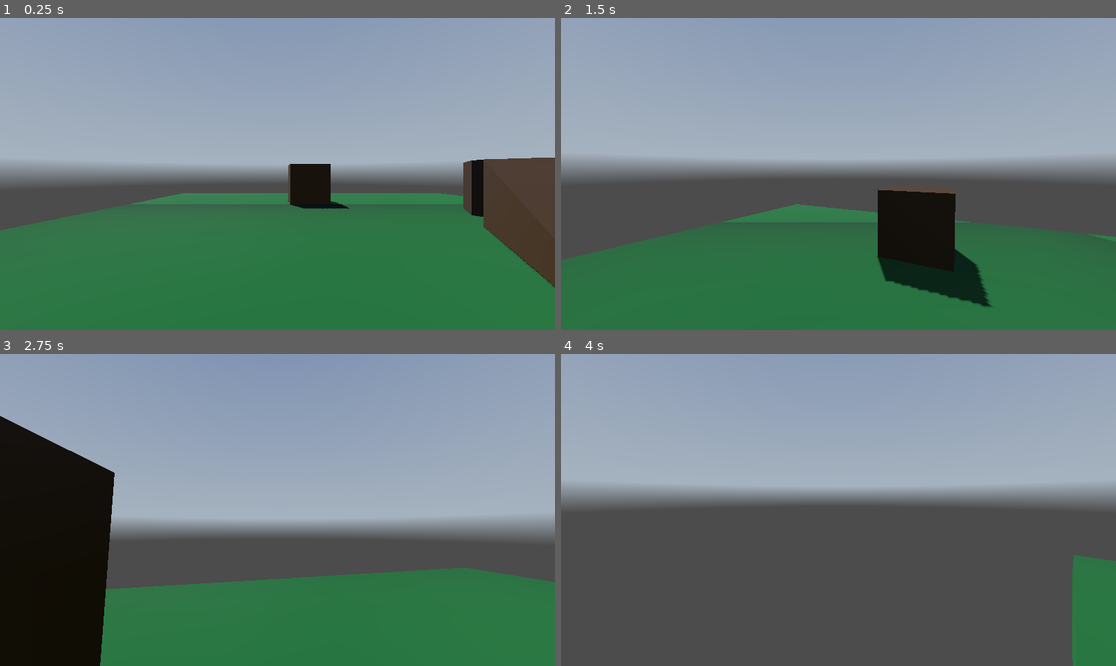
Above: before the commit, frames 1-4 (two rows, left to right).
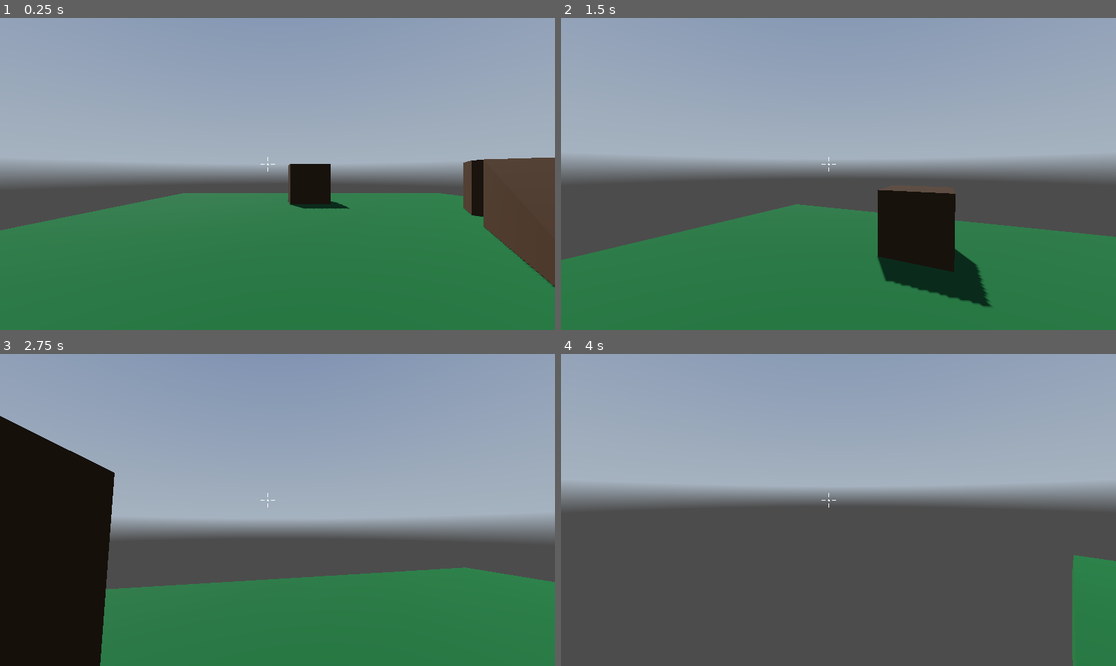
Above: after the commit, the same moments.

Repository: CaelRowley/banana-jam
Game: Godot game, scene res://scenes/fps/level.tscn
The game is run twice, just before and just after one commit, with the same random seed, the same clock (stepped at 60 frames per second) and the same inputs. The project has no main scene, so this scene is started directly. A sky picture missing from this copy of the repository is replaced by a grey-blue gradient.
Inputs (mouse positions are in pixels of both pictures, inside the frame that each line leads up to):
- Up to frame 1 (0.25 s): no input
- Up to frame 2 (1.5 s): tap Enter at 0.5 s; move the mouse to (866, 174) at 0.52 s; hold W (move_forward) from 0.53 s (still down); tap Space (jump) at 0.77 s; move the mouse to (810, 174) at 1.27 s
- Up to frame 3 (2.75 s): keep holding W (move_forward); tap Space (jump) at 1.52 s; move the mouse to (288, 503) at 2.02 s
- Up to frame 4 (4 s): keep holding W (move_forward); move the mouse to (832, 516) at 2.77 s; tap Space (jump) at 3.02, 3.77 s; move the mouse to (877, 513) at 3.52 s

The runs differ from the first frame. In frame 1, 0.4% of the frame differs, in the area x 21-84%, y 44-61%; in frame 2, 0.6%, in the area x 26-100%, y 44-74%; in frame 3, less than 0.1%; in frame 4, less than 0.1%.

Commit message:
feat: add crosshair to fps player

Diff:
--- a/player/fps_player.tscn
+++ b/player/fps_player.tscn
@@ -1,7 +1,8 @@
-[gd_scene load_steps=5 format=3 uid="uid://c05a12gauducg"]
+[gd_scene load_steps=6 format=3 uid="uid://c05a12gauducg"]
 
 [ext_resource type="Script" path="res://player/fps_player.gd" id="1_1uxkb"]
 [ext_resource type="Material" uid="uid://bm0dj14bfiq0y" path="res://player/materials/fps_player.tres" id="2_nxaij"]
+[ext_resource type="Script" path="res://player/reticle.gd" id="3_7nudu"]
 
 [sub_resource type="CapsuleMesh" id="CapsuleMesh_6tv51"]
 material = ExtResource("2_nxaij")
@@ -26,6 +27,42 @@
 [node name="Camera3D" type="Camera3D" parent="CameraController"]
 unique_name_in_owner = true
 
-[node name="ReflectionProbe" type="ReflectionProbe" parent="CameraController/Camera3D"]
-update_mode = 1
-enable_shadows = true
+[node name="Control" type="Control" parent="."]
+layout_mode = 3
+anchors_preset = 15
+anchor_right = 1.0
+anchor_bottom = 1.0
+grow_horizontal = 2
+grow_vertical = 2
+mouse_filter = 1
+
+[node name="Reticle" type="CenterContainer" parent="Control"]
+layout_mode = 1
+anchors_preset = 8
+anchor_left = 0.5
+anchor_top = 0.5
+anchor_right = 0.5
+anchor_bottom = 0.5
+offset_left = -20.0
+offset_top = -20.0
+offset_right = 20.0
+offset_bottom = 20.0
+grow_horizontal = 2
+grow_vertical = 2
+script = ExtResource("3_7nudu")
+
+[node name="Top" type="Line2D" parent="Control/Reticle"]
+points = PackedVector2Array(0, -6, 0, -15)
+width = 2.0
+
+[node name="Bot" type="Line2D" parent="Control/Reticle"]
+points = PackedVector2Array(0, 6, 0, 15)
+width = 2.0
+
+[node name="Left" type="Line2D" parent="Control/Reticle"]
+points = PackedVector2Array(-6, 0, -15, 0)
+width = 2.0
+
+[node name="Right" type="Line2D" parent="Control/Reticle"]
+points = PackedVector2Array(6, 0, 15, 0)
+width = 2.0
--- /dev/null
+++ b/player/reticle.gd
@@ -0,0 +1,18 @@
+extends CenterContainer
+
+@export var DOT_RADIUS := 2.0
+@export var DOT_COLOR := Color.AZURE
+
+@onready var top_line :=  $Top as Line2D
+@onready var bot_line :=  $Bot as Line2D
+@onready var left_line :=  $Left as Line2D
+@onready var right_line :=  $Right as Line2D
+
+
+func _ready():
+	top_line.default_color = DOT_COLOR
+	queue_redraw()
+
+
+func _draw():
+	draw_circle(Vector2(0, 0), DOT_RADIUS, DOT_COLOR)
